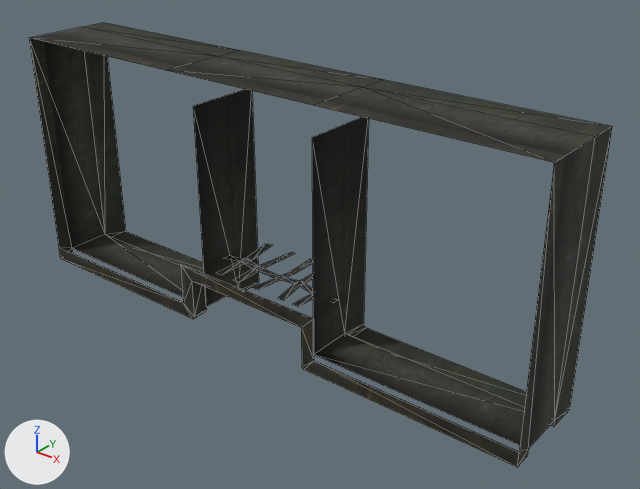
Two versions of the OBJ model sceneobjs/juqing_fuben_285/juqing_fuben_285_taizi_01.obj, one commit apart.
Camera for both pictures: a 50 mm lens placed at (340.0, -413.0, 221.0), pointed at (27.0, -22.0, -21.0). Every picture has the same lights, and +X, +Y and +Z are marked at lower left. Mesh edges are drawn as thin lines. Where no turn or scale is listed for an object, it has been applied to the vertices. Vertices at the same position are counted once.

Before the edit, the objects in view are built like this:
```python
me_juqing_fuben_285_taizi_01 = bpy.data.meshes.new('juqing_fuben_285_taizi_01')
me_juqing_fuben_285_taizi_01.from_pydata(...)  # 102 vertices, 112 faces; spans x -192.0..192.0, y -64.0..3.0, z -84.0..84.0
# faces by material slot: [80, 32]
me_juqing_fuben_285_taizi_01.materials.append(mat_material_2)  # picture img_juqing_fuben_285_taizi_01_01_png
me_juqing_fuben_285_taizi_01.materials.append(mat_material_4)  # picture img_juqing_fuben_285_guandao_01_04_png
ob_juqing_fuben_285_taizi_01 = bpy.data.objects.new('juqing_fuben_285_taizi_01', me_juqing_fuben_285_taizi_01)
ob_juqing_fuben_285_taizi_01.location = (0.0, 0.0, 0.0)
```
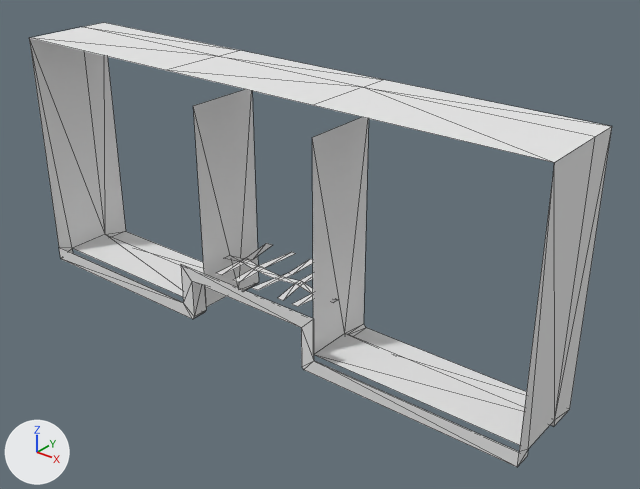
Location of each change, (x1, y1, x2, y2) in pixels of the pictures (640 x 489 px):
```json
{"part": 1, "of": "me_juqing_fuben_285_taizi_01", "change": "recoloured", "before": [29, 23, 612, 467], "after": [29, 23, 612, 467], "on screen": "black to white"}
{"part": 2, "of": "me_juqing_fuben_285_taizi_01", "change": "recoloured", "before": [216, 243, 338, 307], "after": [216, 243, 338, 307], "on screen": "grey to white"}
```

Edits to the scene script, one JSON object a line:
```json
{"op": "add", "block": "mat_material_2_1", "code": ["mat_material_2_1 = principled_material('material_2')", "mat_material_2_1.base_color = (0.8, 0.8, 0.8)  # white #e7e7e7", "mat_material_2_1.roughness = 1.0"]}
{"op": "add", "block": "mat_material_4_1", "code": ["mat_material_4_1 = principled_material('material_4')", "mat_material_4_1.base_color = (0.8, 0.8, 0.8)  # white #e7e7e7", "mat_material_4_1.roughness = 1.0"]}
{"block": "me_juqing_fuben_285_taizi_01", "where": "me_juqing_fuben_285_taizi_01.from_pydata(...)  # 102 vertices, 112 faces; spans x -192.0..192.0, y -64.0..3.0, z -84.0..84.0"}
{"block": "me_juqing_fuben_285_taizi_01", "where": "# used by ob_juqing_fuben_285_taizi_01; location = (0.0, 0.0, 0.0)"}
{"block": "me_juqing_fuben_285_taizi_01", "change": "me_juqing_fuben_285_taizi_01 part 1: all 80 faces that had it switch from mat_material_2 (picture img_juqing_fuben_285_taizi_01_01_png) to mat_material_2_1 (white #e7e7e7)"}
{"block": "me_juqing_fuben_285_taizi_01", "change": "me_juqing_fuben_285_taizi_01 part 2: all 32 faces that had it switch from mat_material_4 (picture img_juqing_fuben_285_guandao_01_04_png) to mat_material_4_1 (white #e7e7e7)"}
```
